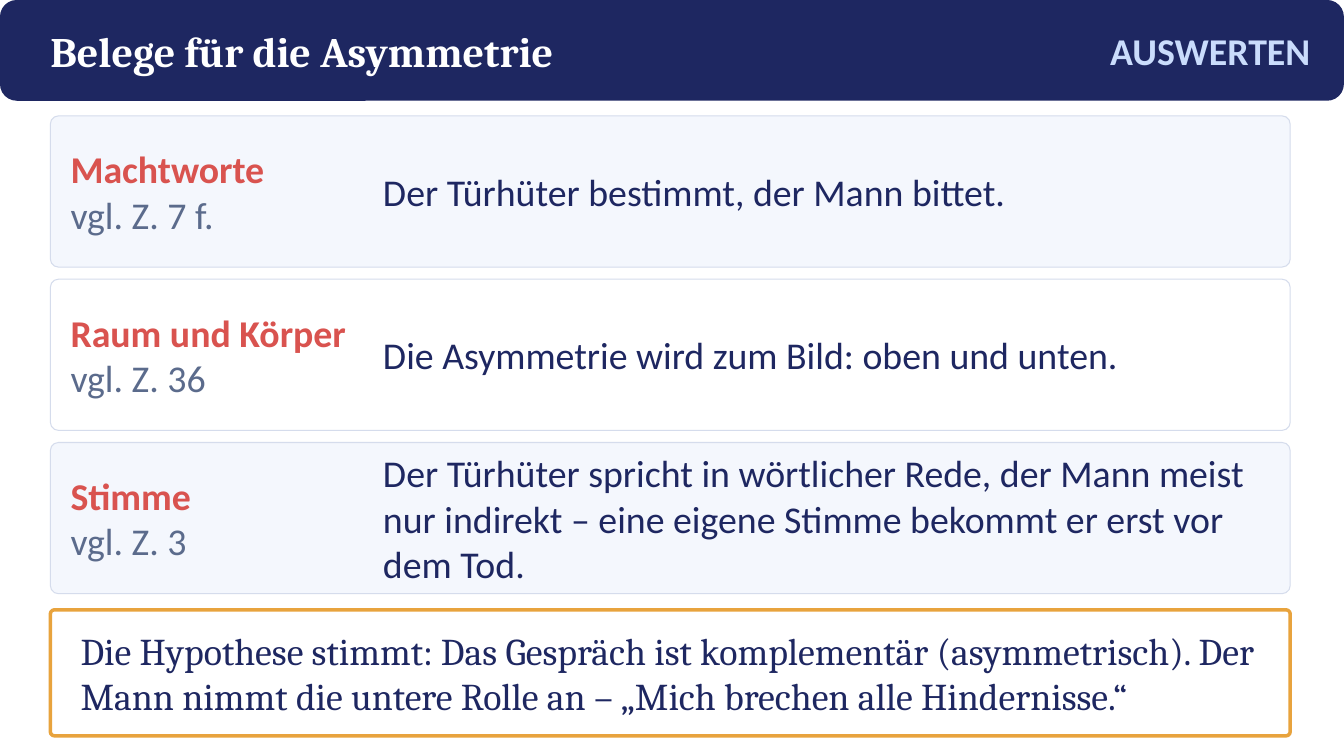
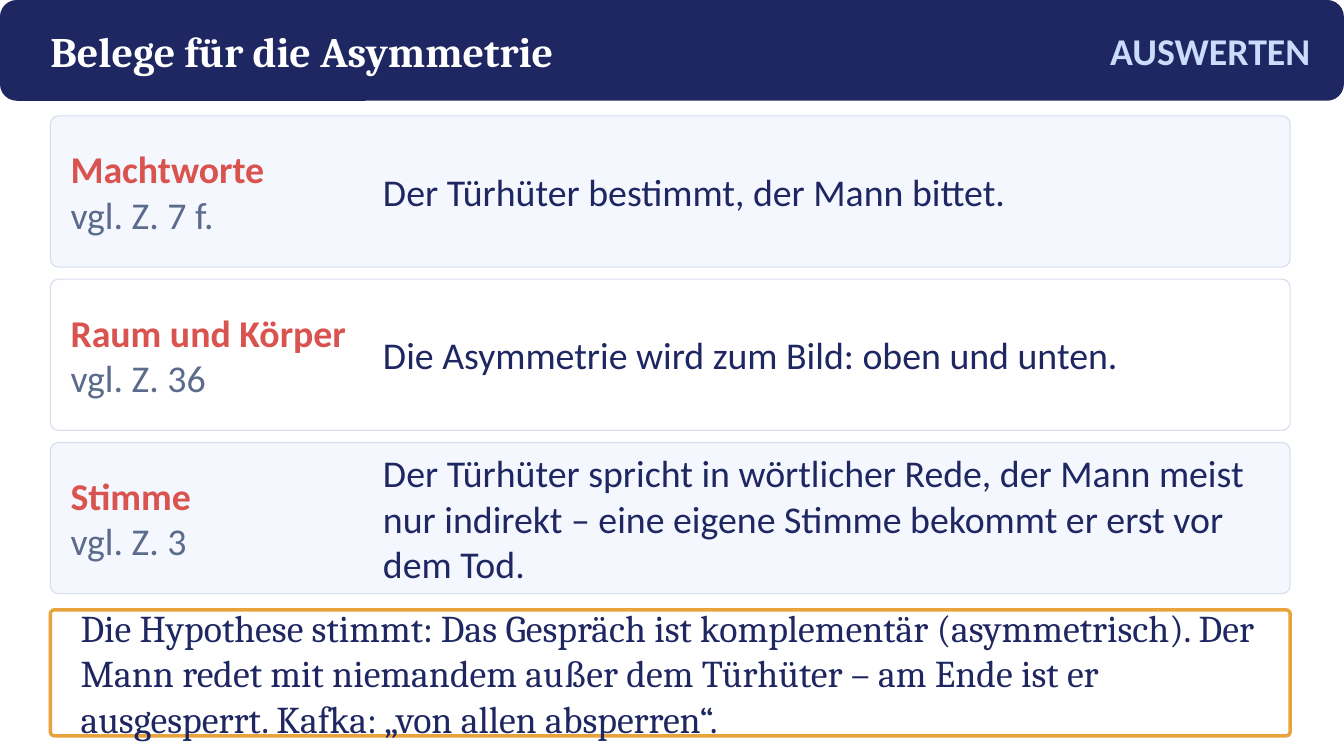
Before and after one commit to golzkonstantin-gif/Schule, a slide deck: slide 18 of Deutsch_11/Kafka_Vor_dem_Gesetz/Praesentation_Vor_dem_Gesetz.pptx. Drawn at 1344x756 pixels with LibreOffice and Linux fonts; fonts in the diff are those of the drawing. Boxes give left, top, right and bottom in pixels: in the first picture for what was removed or moved away, otherwise in the second. Text is boxed around its words. In the diff, an @@ line names an element or a change of style, - is before the commit and + after.

```diff
--- a/Deutsch_11/Kafka_Vor_dem_Gesetz/Praesentation_Vor_dem_Gesetz.pptx
+++ b/Deutsch_11/Kafka_Vor_dem_Gesetz/Praesentation_Vor_dem_Gesetz.pptx
@@ text at <box>81,608,1254,742</box>: text changed @@
-Die Hypothese stimmt: Das Gespräch ist komplementär (asymmetrisch). Der Mann nimmt die untere Rolle an – „Mich brechen alle Hindernisse.“
+Die Hypothese stimmt: Das Gespräch ist komplementär (asymmetrisch). Der Mann redet mit niemandem außer dem Türhüter – am Ende ist er ausgesperrt. Kafka: „von allen absperren“.
```
Also in this commit, not shown: 2 other slides changed, 1 slide added, 1 slide removed, 9 other files.
